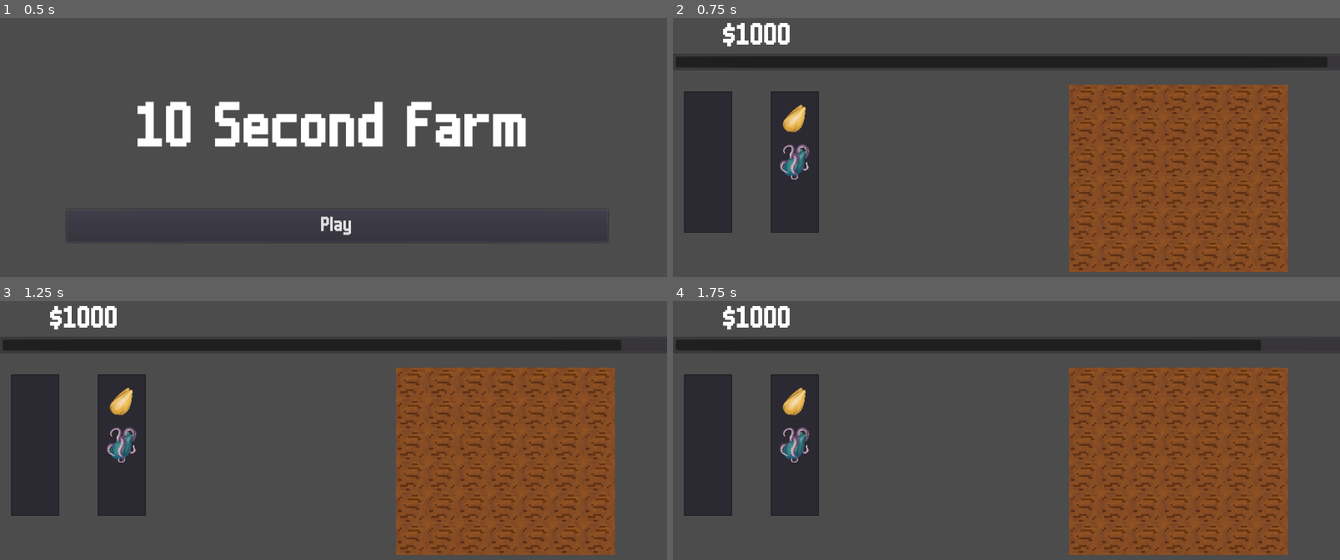
Above: before the commit, frames 1-4 (two rows, left to right).
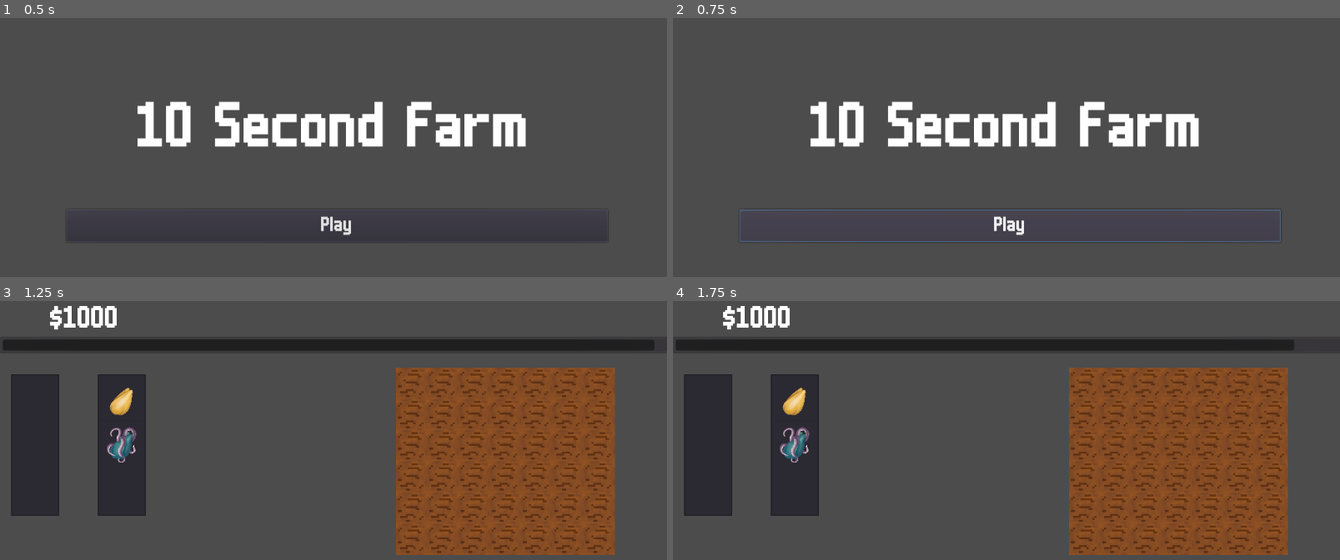
Above: after the commit, the same moments.

Repository: mr-yak/LD51
Game: Godot game, scene res://Scenes/Menu.tscn
Two runs of this game, one before a commit and one after it. Both use one fixed random seed, a clock stepped at 60 frames per second and the inputs below. Sound files missing from this copy of the repository are replaced by a short silence.
Inputs (mouse positions are in pixels of both pictures, inside the frame that each line leads up to):
- Up to frame 1 (0.5 s): no input
- Up to frame 2 (0.75 s): click "Play" at 0.5 s
- Up to frame 3 (1.25 s): no input
- Up to frame 4 (1.75 s): move the mouse to (1153, 471) at 1.27 s; click (1153, 471) at 1.35 s

Frame 1 is identical in both runs. In frame 2, 40% of the frame differs, in the area x 0-99%, y 1-99%; in frame 3, 0.2%; in frame 4, 0.2%.

Commit message:
Added Sounds

Diff:
--- a/Scenes/Farm.tscn
+++ b/Scenes/Farm.tscn
@@ -1,11 +1,15 @@
-[gd_scene load_steps=8 format=2]
+[gd_scene load_steps=12 format=2]
 
 [ext_resource path="res://Resources/Fonts/Main_Font.tres" type="Theme" id=1]
+[ext_resource path="res://Assets/Sound Effects/Harvest.wav" type="AudioStream" id=2]
 [ext_resource path="res://Scripts/Timer_Progress.gd" type="Script" id=3]
 [ext_resource path="res://Scripts/MouseFollow.gd" type="Script" id=4]
 [ext_resource path="res://Scripts/Main.gd" type="Script" id=5]
 [ext_resource path="res://Scripts/Shop.gd" type="Script" id=6]
+[ext_resource path="res://Assets/Sound Effects/Plant.wav" type="AudioStream" id=7]
 [ext_resource path="res://Assets/LD51.png" type="Texture" id=8]
+[ext_resource path="res://Assets/Sound Effects/Coin.wav" type="AudioStream" id=9]
+[ext_resource path="res://Assets/Sound Effects/Reject.wav" type="AudioStream" id=10]
 
 [sub_resource type="TileSet" id=1]
 1/name = "LD51.png 1"
@@ -138,8 +142,21 @@
 fixed_icon_size = Vector2( 64, 64 )
 script = ExtResource( 6 )
 
+[node name="Sounds" type="Node2D" parent="."]
+
+[node name="CoinSFX" type="AudioStreamPlayer2D" parent="Sounds"]
+stream = ExtResource( 9 )
+
+[node name="HarvestSFX" type="AudioStreamPlayer2D" parent="Sounds"]
+stream = ExtResource( 2 )
+
+[node name="PlantSFX" type="AudioStreamPlayer2D" parent="Sounds"]
+stream = ExtResource( 7 )
+
+[node name="RejectSFX" type="AudioStreamPlayer2D" parent="Sounds"]
+stream = ExtResource( 10 )
+
 [connection signal="item_selected" from="UI/ItemList" to="." method="_on_ItemList_item_selected"]
 [connection signal="nothing_selected" from="UI/ItemList" to="." method="_on_ItemList_nothing_selected"]
 [connection signal="timeout" from="UI/Timer_Progress/Quota_Timer" to="UI/Timer_Progress" method="_on_Quota_Timer_timeout"]
-[connection signal="item_activated" from="UI/Shop" to="UI/Shop" method="_on_Shop_item_activated"]
 [connection signal="item_selected" from="UI/Shop" to="UI/Shop" method="_on_Shop_item_selected"]
--- a/Scenes/Menu.tscn
+++ b/Scenes/Menu.tscn
@@ -1,7 +1,8 @@
-[gd_scene load_steps=7 format=2]
+[gd_scene load_steps=8 format=2]
 
 [ext_resource path="res://Assets/Fonts/m6x11.ttf" type="DynamicFontData" id=1]
 [ext_resource path="res://Scripts/Start.gd" type="Script" id=2]
+[ext_resource path="res://Assets/Sound Effects/Menu.wav" type="AudioStream" id=3]
 
 [sub_resource type="DynamicFont" id=1]
 size = 100
@@ -43,4 +44,10 @@
 text = "Play"
 script = ExtResource( 2 )
 
+[node name="Sounds" type="Node2D" parent="."]
+
+[node name="ButtonSFX" type="AudioStreamPlayer2D" parent="Sounds"]
+stream = ExtResource( 3 )
+
 [connection signal="button_up" from="Button" to="Button" method="_on_Button_button_up"]
+[connection signal="finished" from="Sounds/ButtonSFX" to="Button" method="_on_ButtonSFX_finished"]
--- a/Scripts/Main.gd
+++ b/Scripts/Main.gd
@@ -29,9 +29,9 @@
 func crop_array_init():
 	for x in range(10):
 		crops.append([])
-		for y in range(10):
+		for _y in range(10):
 			crops[x].append(0)
-func _process(delta):
+func _process(_delta):
 	$UI/Coin_Count.text = "$" + String(coins)
 
 	if Input.is_mouse_button_pressed(BUTTON_RIGHT):
@@ -67,6 +67,7 @@
 
 func plant_crop(crop_pos, crop_type):
 	if(coins - planting_costs[crop_type]>=0):
+		$Sounds/PlantSFX.play()
 		coins -= planting_costs[crop_type]
 		tiles.set_cellv(crop_pos, seeds.tile_index_seed[crop_type])
 		save_crop(crop_pos, crop_type)
@@ -75,6 +76,8 @@
 		timer.wait_time = 2.0
 		timer.autostart = true
 		timers_node.add_child(timer)
+	elif(!$Sounds/RejectSFX.playing):
+		$Sounds/RejectSFX.play()
 
 func _on_timer_1_timeout(pos, timer_node, time, crop_type):
 	print("timer 1 timeout")
@@ -92,15 +95,19 @@
 	timer_node.queue_free()
 
 func collect_crop(crop_pos):
+	$Sounds/HarvestSFX.play()
 	coins += crop_value[get_crop_type(crop_pos)]
 	tiles.set_cellv(crop_pos, 1)
 
 func add_to_inventory(seed_num):
 	if(coins - unlock_cost[seed_num]>=0):
+		$Sounds/CoinSFX.play()
 		$UI/Shop.set_item_disabled(seed_num, true)
 		inventory.add_icon_item(seeds.texture[seed_num])
 		items_in_list.append(seeds.texture[seed_num])
 		coins -= unlock_cost[seed_num]
+	elif(!$Sounds/RejectSFX.playing):
+		$Sounds/RejectSFX.play()
 
 func _on_ItemList_item_selected(index):
 	if mouse.texture != null:
--- a/Scripts/MouseFollow.gd
+++ b/Scripts/MouseFollow.gd
@@ -5,6 +5,6 @@
 func _ready():
 	pass
 
-func _process(delta):
+func _process(_delta):
 	position = get_global_mouse_position()
 	pass
--- a/Scripts/Start.gd
+++ b/Scripts/Start.gd
@@ -3,4 +3,7 @@
 
 
 func _on_Button_button_up():
-	get_tree().change_scene("res://Scenes/Farm.tscn")
+	get_tree().get_root().get_node("Menu/Sounds/ButtonSFX").play()
+
+func _on_ButtonSFX_finished():
+	print(get_tree().change_scene("res://Scenes/Farm.tscn"))
--- a/Scripts/Timer_Progress.gd
+++ b/Scripts/Timer_Progress.gd
@@ -3,7 +3,7 @@
 func _ready():
 	pass # Replace with function body.
 
-func _process(delta):
+func _process(_delta):
 	value = $Quota_Timer.time_left
 
 func _on_Quota_Timer_timeout():
Not shown, added: Assets/Sound Effects/Reject.wav.import
Not shown, added: Assets/Sound Effects/Reject.wav
